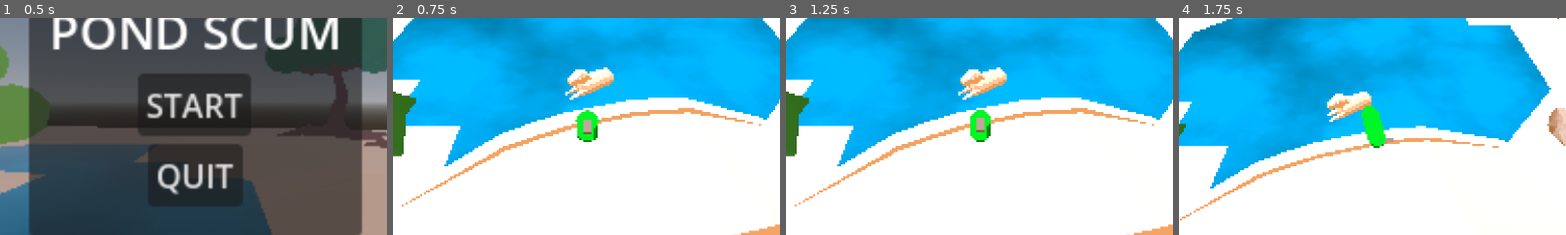
Above: before the commit, frames 1-4 (left to right).
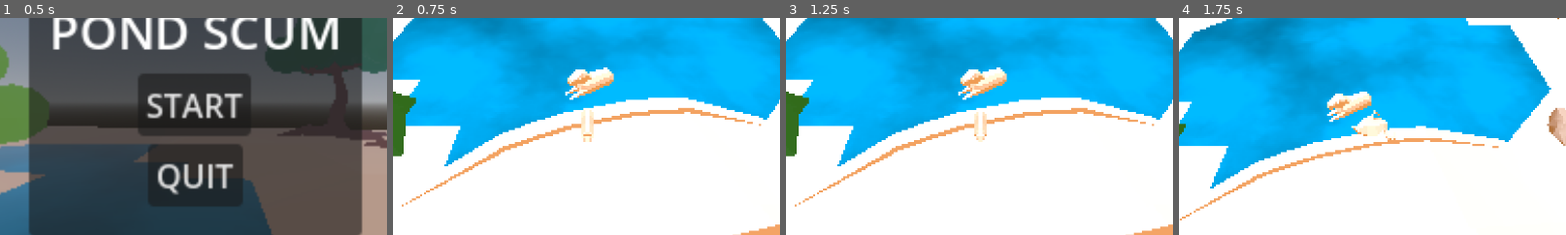
Above: after the commit, the same moments.

Repository: nschwei/PondScum
Game: Godot game, scene res://Scenes/MainMenu.tscn
Two runs of this game, one before a commit and one after it. Both use one fixed random seed, a clock stepped at 60 frames per second and the inputs below.
Inputs (mouse positions are % of the whole screen's width and height, from its top left):
- Up to frame 1 (0.5 s): no input
- Up to frame 2 (0.75 s): click "START" at 0.5 s
- Up to frame 3 (1.25 s): no input
- Up to frame 4 (1.75 s): tap Enter at 1.25 s; move the mouse to (72, 45) at 1.27 s; press the mouse at (72, 45) at 1.28 s; hold D (move_right) from 1.28 s (still down); tap Space (jump) at 1.52 s
The pictures show only the part of the screen within x 25-75%, y 31-81%; the shares and areas given below are measured in that part.

Frame 1 is identical in both runs. In frame 2, 0.7% of the frame differs, in the area x 47-54%, y 42-58%; in frame 3, 0.7%; in frame 4, 1.1%, in the area x 44-57%, y 40-61%.

Commit message:
player with animations

Diff:
--- a/PlayerObj/Player.tscn
+++ b/PlayerObj/Player.tscn
@@ -1,7 +1,8 @@
-[gd_scene load_steps=10 format=3 uid="uid://dkw6i4na6714r"]
+[gd_scene load_steps=11 format=3 uid="uid://dkw6i4na6714r"]
 
 [ext_resource type="Script" path="res://Scripts/player.gd" id="1_fnun4"]
 [ext_resource type="Material" uid="uid://dsbv3a3in21kq" path="res://Materials/PlayerMat.tres" id="1_lm2e7"]
+[ext_resource type="PackedScene" uid="uid://bufxqhjjljdl5" path="res://Models/goosed.gltf" id="2_3y3vw"]
 [ext_resource type="Script" path="res://Scripts/FollowCam.gd" id="3_kr6f2"]
 [ext_resource type="Texture2D" uid="uid://bd6up3a8yyvsk" path="res://Materials/blob_shadow.png" id="4_hr8io"]
 [ext_resource type="ArrayMesh" uid="uid://deu06eho4c74" path="res://Models/dust.res" id="5_vrxuu"]
@@ -22,7 +23,15 @@
 gravity_strength = 15
 turn_speed = 6
 
+[node name="PlayerCenter" type="Node3D" parent="."]
+
+[node name="goosed" parent="PlayerCenter" instance=ExtResource("2_3y3vw")]
+transform = Transform3D(0.6, 0, 0, 0, 0.6, 0, 0, 0, 0.6, 0, -0.820028, -0.0951163)
+
+[node name="GooseAnim" type="AnimationPlayer" parent="PlayerCenter/goosed"]
+
 [node name="PlayerMesh" type="MeshInstance3D" parent="."]
+visible = false
 material_override = ExtResource("1_lm2e7")
 mesh = SubResource("CapsuleMesh_q7ua7")
 
--- a/Scripts/player.gd
+++ b/Scripts/player.gd
@@ -29,8 +29,10 @@
 var bonus_string = ""
 
 ### refs to things ###
-@onready var model = $PlayerMesh
+#@onready var model = $PlayerMesh
+@onready var model = $PlayerCenter
 @onready var particles_trail = $ParticlesTrail
+@onready var animation = $PlayerCenter/goosed/AnimationPlayer
 
 # Called when the node enters the scene tree for the first time.
 func _ready():
@@ -196,4 +198,11 @@
 	particles_trail.emitting = false
 	if is_on_floor():
 		if abs(velocity.x) > 1 or abs(velocity.z) > 1:
+			animation.play("Running")
+			animation.speed_scale = 3
 			particles_trail.emitting = true
+		else:
+			animation.play("Idle")
+			animation.speed_scale = 1
+	else:
+		animation.stop()
Not shown, added: Models/goosed.gltf
Not shown, added: Models/goosed.gltf.import
Not shown, added: Models/goosed_WqZgV65A.png.import
Not shown, added: goosed.blend
